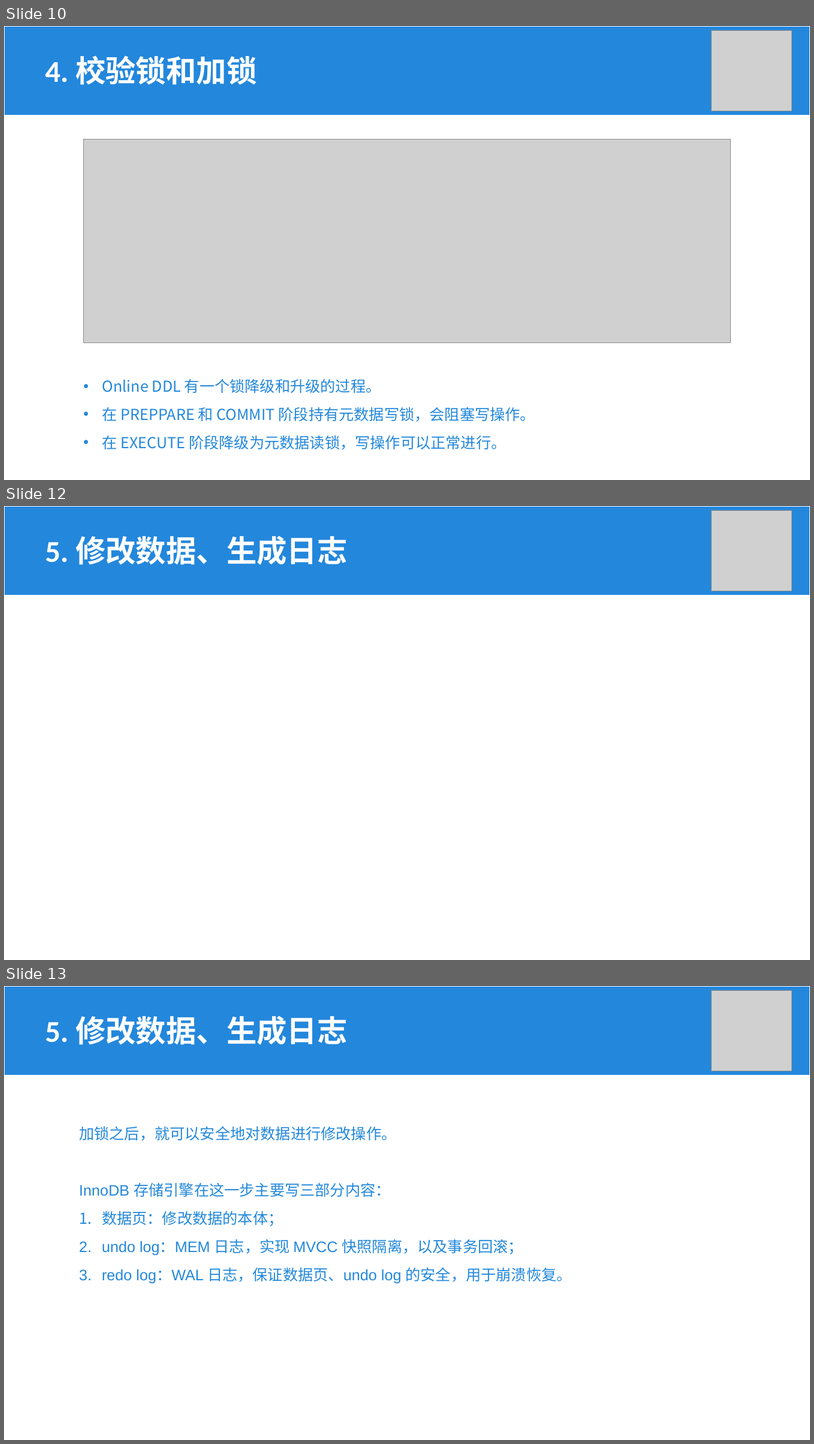
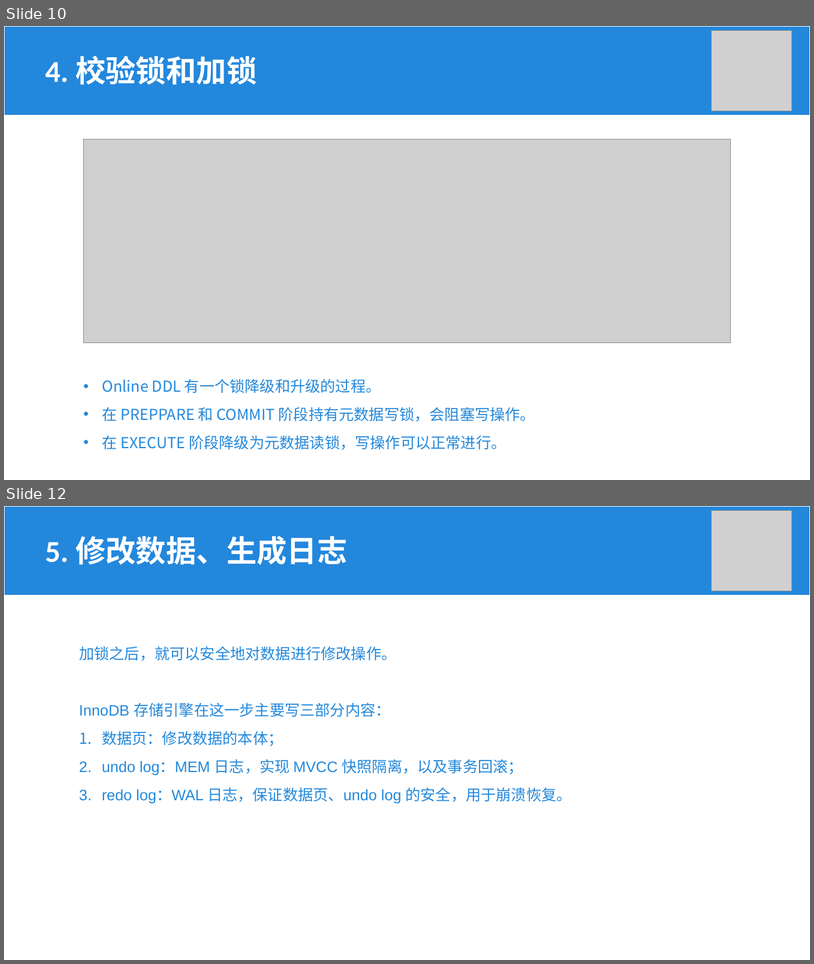
Before and after one commit to Khighness/bplustree, a slide deck: docs/cantai.pptx. Shown one above the other, each under a label of ours: slides 10, 12 and 13 before the commit, slides 10 and 12 after it; the slides between them are not shown. The pictures are 814x1444 and 814x964 pixels, drawn with LibreOffice and Linux fonts; fonts in the diff are those of the drawing; grey boxes stand for pictures. Boxes give left, top, right and bottom in pixels: in the first picture for what was removed or moved away, otherwise in the second. Text is boxed around its words. In the diff, an @@ line names an element or a change of style, - is before the commit and + after.

```diff
--- a/docs/cantai.pptx
+++ b/docs/cantai.pptx
@@ slide 12 removed at (x1=4, y1=506, x2=810, y2=960), background #FFFFFF @@
@@ rectangle removed at (x1=4, y1=506, x2=810, y2=595) @@
@@ picture removed at (x1=712, y1=510, x2=792, y2=591) @@
@@ text removed at (x1=45, y1=536, x2=348, y2=565) @@
-5. 修改数据、生成日志
@@ what was slide 13 is now slide 12 @@
```
Also in this commit, not shown: 4 slides changed, 1 other slide removed.
